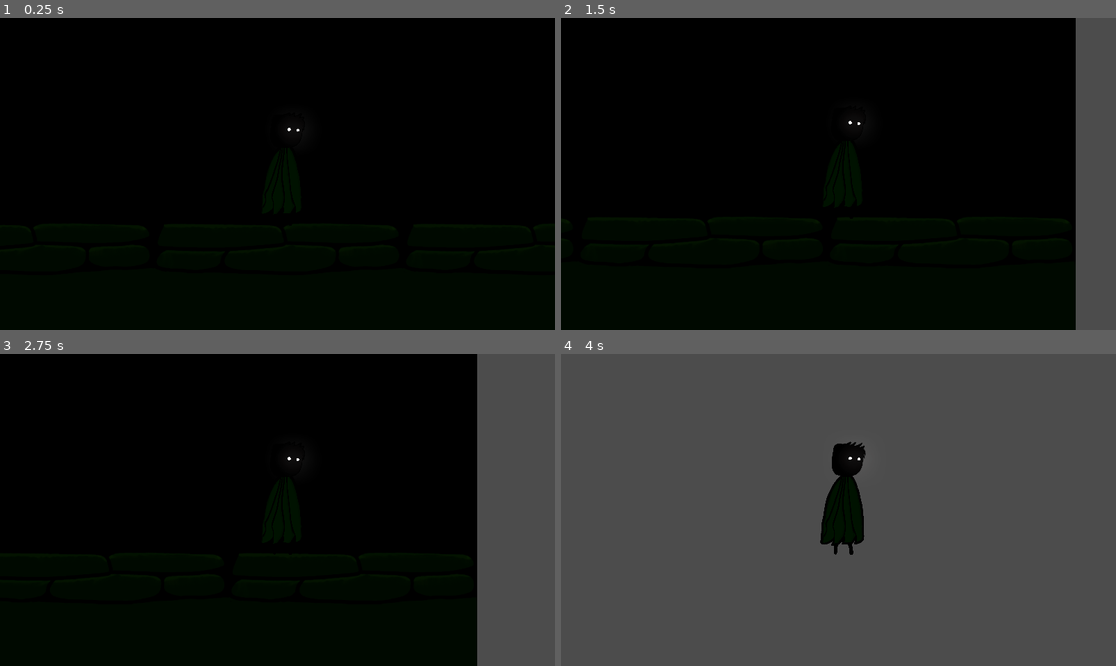
Above: before the commit, frames 1-4 (two rows, left to right).
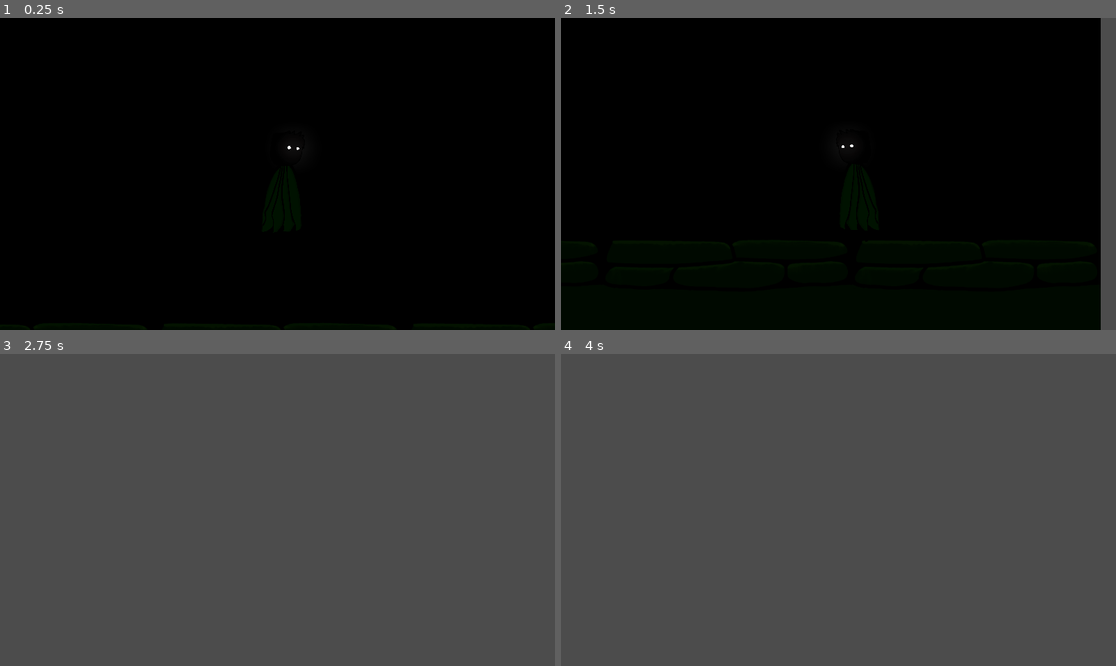
Above: after the commit, the same moments.

Repository: DimensionSquared/Game
Game: Godot game, scene res://Scenes/game.tscn
Same seed, same stepped clock (60 frames per second), same inputs: the game is played once before the commit and once after it.
Inputs:
- Up to frame 1 (0.25 s): no input
- Up to frame 2 (1.5 s): hold Right (Move_right) 0.53-1.28 s; tap Space (Jump) at 0.77 s; hold Left (Move_left) from 1.28 s (still down)
- Up to frame 3 (2.75 s): tap Space (Jump) at 1.52 s; release Left (Move_left) at 2.03 s; hold Right (Move_right) from 2.03 s (still down)
- Up to frame 4 (4 s): tap Space (Jump) at 3.02, 3.77 s; release Right (Move_right) at 3.53 s; hold Left (Move_left) from 3.53 s (still down)

The runs differ from the first frame. In frame 1, less than 0.1% of the frame differs, in the area x 51-54%, y 35-43%; in frame 2, 4.5%; in frame 3, 86%, in the area x 0-86%, y 0-100%; in frame 4, 2.0%.

Commit message:
reworking camera smoothning script and got player movment mostly working

Diff:
--- /dev/null
+++ b/Scenes/CharacterSprite.gd
@@ -0,0 +1,14 @@
+extends AnimatedSprite3D
+
+
+# Called when the node enters the scene tree for the first time.
+func _ready() -> void:
+	pass # Replace with function body.
+
+
+# Called every frame. 'delta' is the elapsed time since the previous frame.
+func _process(delta: float) -> void:
+	if Input.is_action_just_pressed("Move_left"):
+		flip_h = true
+	if Input.is_action_just_pressed("Move_right"):
+		flip_h = false
--- a/Scenes/PlayerCamControll.gd
+++ b/Scenes/PlayerCamControll.gd
@@ -1,25 +1,22 @@
 extends Camera3D
 
 @export var target_path: NodePath
-@export var smooth_speed: float = 5.0
+@export var delay_time: float = 0.5
 
-var target: Node3D
+
+
+
 
 func _ready():
-	if target_path != null:
-		target = get_node(target_path) as Node3D
+	null
+#we probably want to get position of target, then move the camera to that position at a delay and only in x and y axis
 
-func _process(delta):
-	if target == null:
-		return
 
-	var desired_position = target.global_transform.origin
-	var current_position = global_transform.origin
+func _process(_delta):
+	#get current position of player
+	var target_node = get_node("/root/Node3D/Player/")
 
-	desired_position.z = current_position.z
+	var pos : Vector3 = target_node.position
 
-	# Smooth
-	var new_position = current_position.lerp(desired_position, delta * smooth_speed)
-
-	# Set the new camera transform
-	global_transform.origin = new_position
+	await get_tree().create_timer(delay_time).timeout
+	global_position = Vector3(pos.x,pos.y,32.423)
--- a/Scenes/player.gd
+++ b/Scenes/player.gd
@@ -1,9 +1,10 @@
 extends CharacterBody3D
+
 
 
 const SPEED = 20
 const JUMP_VELOCITY = 200
-var GRAVITY = ProjectSettings.get_setting("physics/2d/default_gravity") as float
+var GRAVITY = ProjectSettings.get_setting("physics/3d/default_gravity") as float
 
 func _physics_process(delta: float) -> void:
 	# Gravity
@@ -14,9 +15,12 @@
 	if Input.is_action_just_pressed("Jump") and is_on_floor():
 		velocity.y = JUMP_VELOCITY
 
+
 	#collecting input dir
 	var direction = Input.get_axis("Move_left","Move_right")
 	velocity.x = direction * SPEED
+
+
 
 	#making sure z dosent change to lock into 2d
 	velocity.z = 0
--- a/Scenes/player.tscn
+++ b/Scenes/player.tscn
@@ -1,8 +1,9 @@
-[gd_scene load_steps=10 format=3 uid="uid://y7yahejeiy3j"]
+[gd_scene load_steps=11 format=3 uid="uid://y7yahejeiy3j"]
 
 [ext_resource type="Script" uid="uid://c64ppj3qwbgig" path="res://Scenes/player.gd" id="1_cvnsp"]
 [ext_resource type="Texture2D" uid="uid://bttpl6upflpq3" path="res://assets/Characters/MainCharacter/Animations/Spritesheetidle1.png" id="1_v0iea"]
 [ext_resource type="Script" uid="uid://b7aqh4olxsno5" path="res://Scenes/PlayerCamControll.gd" id="2_6t5aa"]
+[ext_resource type="Script" uid="uid://dcdlvwrscb8vy" path="res://Scenes/CharacterSprite.gd" id="4_vgqql"]
 
 [sub_resource type="BoxShape3D" id="BoxShape3D_v0iea"]
 size = Vector3(1.19324, 9.18967, 0.962402)
@@ -63,3 +64,7 @@
 sprite_frames = SubResource("SpriteFrames_fkybt")
 autoplay = "default"
 frame_progress = 0.0519834
+script = ExtResource("4_vgqql")
+
+[node name="Timer" type="Timer" parent="."]
+wait_time = 0.5
Not shown, added: Scenes/CharacterSprite.gd.uid
